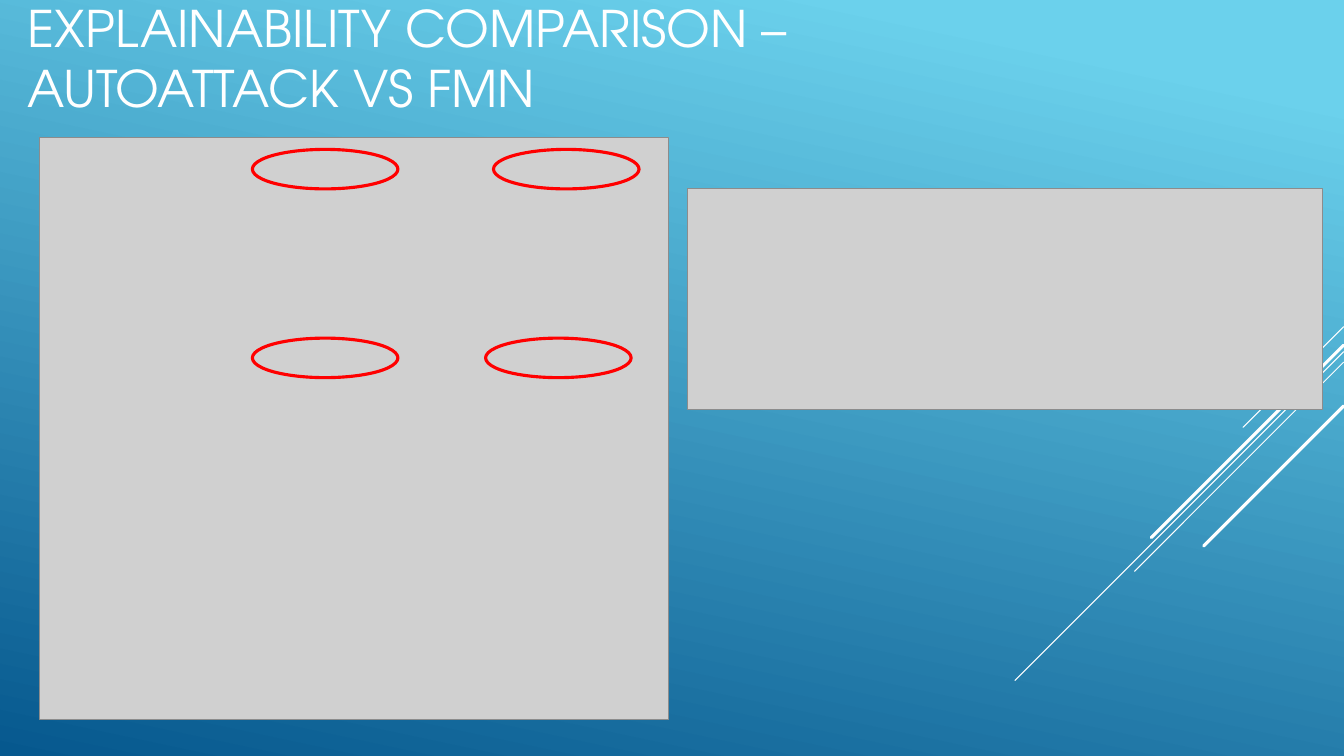
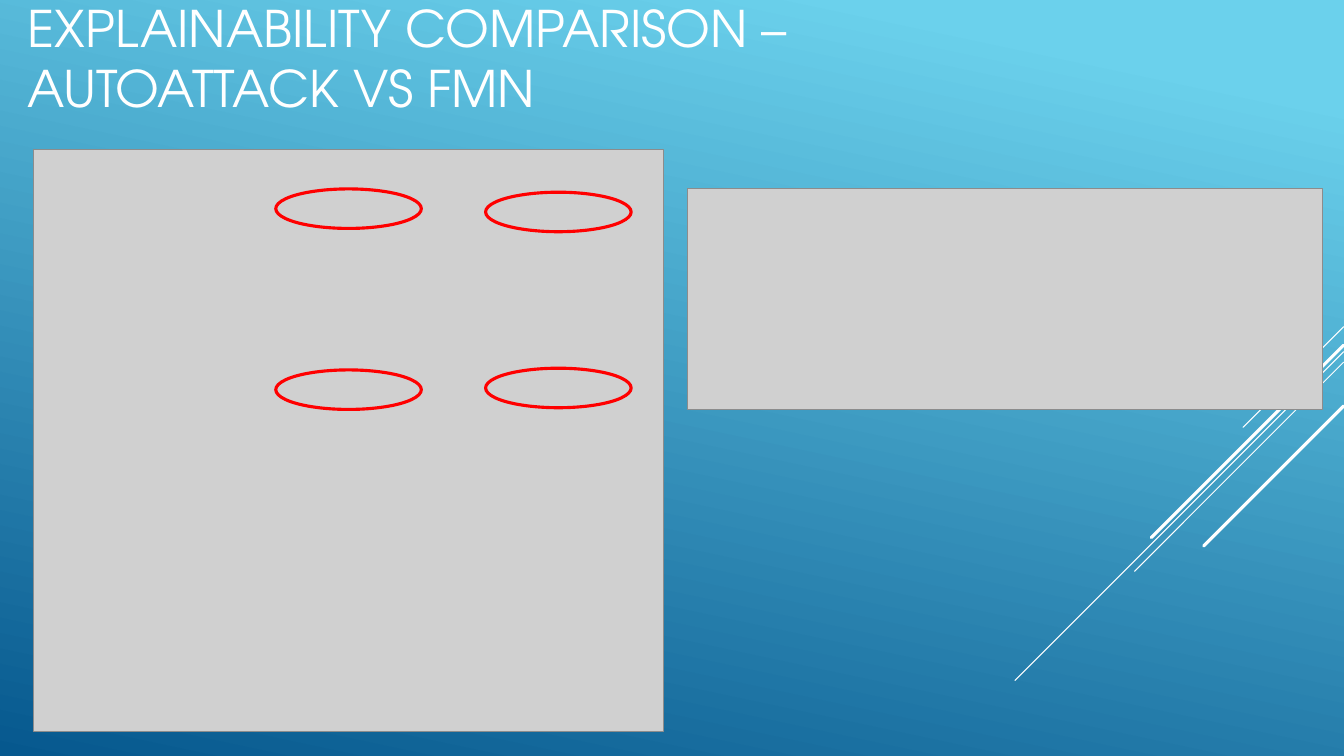
Before and after one commit to lmolinario/ML_Sec_project, a slide deck: slide 13 of docs/Project_Presentation_Lello_Molinario_70_90_00369.pptx. Drawn at 1344x756 pixels with LibreOffice and Linux fonts; fonts in the diff are those of the drawing; grey boxes stand for pictures. Boxes give left, top, right and bottom in pixels: in the first picture for what was removed or moved away, otherwise in the second. Text is boxed around its words. In the diff, an @@ line names an element or a change of style, - is before the commit and + after.

Commit message:
refactor

```diff
--- a/docs/Project_Presentation_Lello_Molinario_70_90_00369.pptx
+++ b/docs/Project_Presentation_Lello_Molinario_70_90_00369.pptx
@@ picture: place and size @@
-picture at [39, 137, 668, 720]
+picture at [34, 149, 663, 732]
@@ ellipse: place and size @@
-ellipse at [252, 149, 397, 189]
+ellipse at [276, 189, 421, 228]
@@ ellipse: place and size @@
-ellipse at [494, 149, 639, 189]
+ellipse at [486, 193, 631, 232]
@@ ellipse: place and size @@
-ellipse at [252, 338, 397, 377]
+ellipse at [276, 370, 421, 409]
@@ ellipse: place and size @@
-ellipse at [486, 338, 631, 377]
+ellipse at [486, 368, 631, 407]
```
Also in this commit, not shown: 5 other slides changed.
